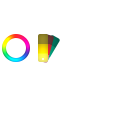
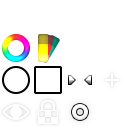
Before/after of a w=128, h=128 layered artwork. What changed in the layer stack:
painted on "color" over [6, 38, 26, 58]
painted on "2" over [40, 34, 46, 52]
added group "handle-circle" with 2 layers above "handle-rect" over [2, 66, 30, 94]
added layer "outter" (1st of 2, in "handle-circle") in group "handle-circle" over [2, 66, 30, 94]
added layer "inner" (1st of 2, in "handle-circle") in group "handle-circle" over [3, 67, 29, 93]
added group "handle-rect" with 2 layers above "handle-pointer-h" over [34, 66, 62, 94]
added layer "outter" (2nd of 2, in "handle-rect") in group "handle-rect" over [34, 66, 62, 94]
added layer "inner" (2nd of 2, in "handle-rect") in group "handle-rect" over [35, 67, 61, 93]
added layer "handle-pointer-h" above "cross" over [68, 75, 92, 85]
added layer "cross" above "eye" over [105, 73, 119, 87]
added group "eye" (1st of 2) with 2 layers above "lock-trans" over [2, 104, 30, 120]
added layer "Ellipse 1" in group "eye" over [10, 106, 22, 118]
added layer "eye" (2nd of 2, in "eye") in group "eye" over [2, 104, 30, 120]
added group "lock-trans" with 3 layers above "Ellipse 2" over [38, 100, 58, 124]
added layer "Rectangle 2" in group "lock-trans" over [39, 111, 57, 123]
added layer "Rectangle 1" in group "lock-trans" over [38, 110, 58, 124]
added layer "Shape 1" in group "lock-trans" over [41, 100, 55, 110]
added layer "Ellipse 2" above "background" over [72, 104, 88, 120]
